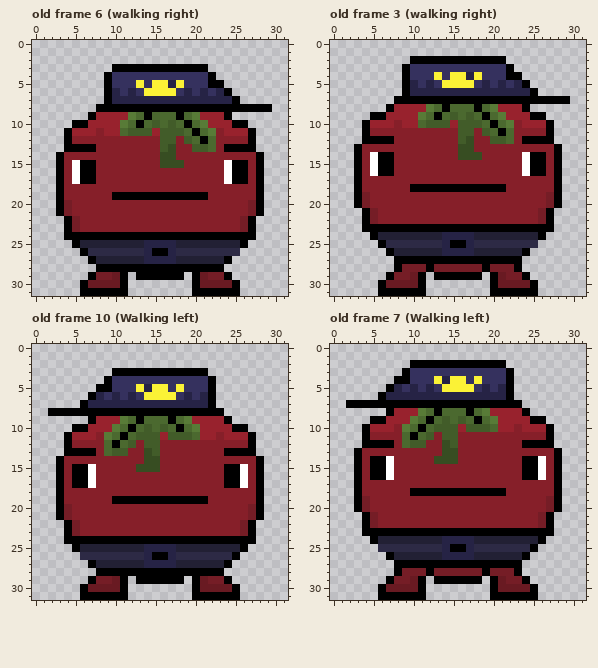
Pixel-art file -- game/art/Player/dead_tomato_animations.aseprite. Above: the version before the commit.
32x32 pixels, 10 frames. Colours within 5 levels of each other are drawn and written as one. Shown: old frame 6 (walking right), old frame 3 (walking right), old frame 10 (Walking left), old frame 7 (Walking left).
The same view after the edit:
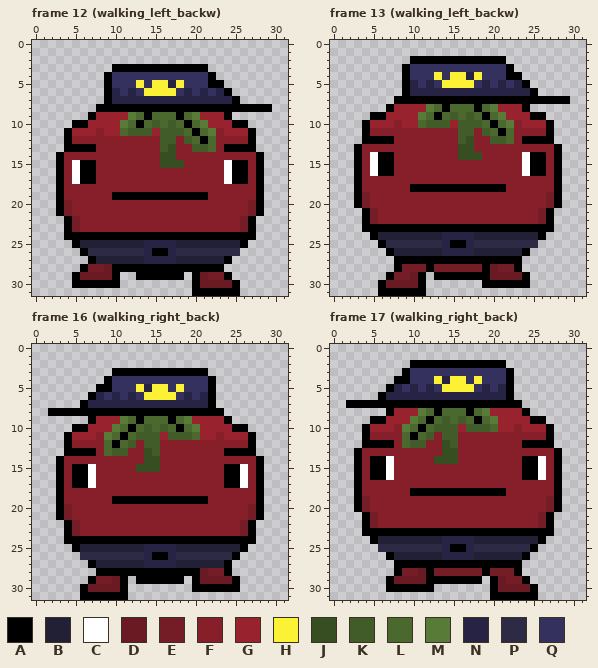
Palette (. is transparent): A #000000  B #222034  C #ffffff  D #691a22  E #751d26  F #861f29  G #98222d  H #fbf236  J #374d22  K #425c29  L #4b692f  M #587b37  N #262345  P #2d2a45  Q #35315e
A new or re-ordered frame is compared with the old frame closest to it.
The edit:
frames 10 -> 18
--- frame 12 (walking_left_backw) is new; against old frame 6 (walking right)
@@ x 3..13 @@
 27 ....ABBBBBB
-28 .....AAAAAA
-29 ....AEEDA.A
-30 ...ADDDDA..
-31 ...AAAAAA..
+28 ...AEEDAAAA
+29 ..ADDDDA..A
+30 ..AAAAAA...
+31 ...........
--- frame 13 (walking_left_backw) is new; against old frame 3 (walking right)
@@ x 17..27 @@
 27 AAAAAAA....
-28 EEAEEEA....
-29 AA.ADEEA...
-30 ...ADDDDA..
-31 ...AAAAAA..
+28 EEADEEA....
+29 AAADDDDA...
+30 ..AAAAAA...
+31 ...........
--- frame 16 (walking_right_back) is new; against old frame 10 (Walking left)
@@ x 18..27 @@
 27 BBBBBBA...
-28 AAAAAA....
-29 A.ADEEA...
-30 ..ADDDDA..
-31 ..AAAAAA..
+28 AAADEEA...
+29 A.ADDDDA..
+30 ..AAAAAA..
+31 ..........
--- frame 17 (walking_right_back) is new; against old frame 7 (Walking left)
@@ x 4..14 @@
 27 ....AAAAAAA
-28 ....AEEEAEE
-29 ...AEEDA.AA
-30 ..ADDDDA...
-31 ..AAAAAA...
+28 ....AEEDAEE
+29 ...ADDDDAAA
+30 ...AAAAAA..
+31 ...........
Pixel boxes of the changes (left, top, right, bottom) in both pictures:
changed: (72, 264, 128, 296)
changed: (482, 264, 538, 296)
changed: (192, 568, 240, 600)
changed: (378, 568, 434, 600)
